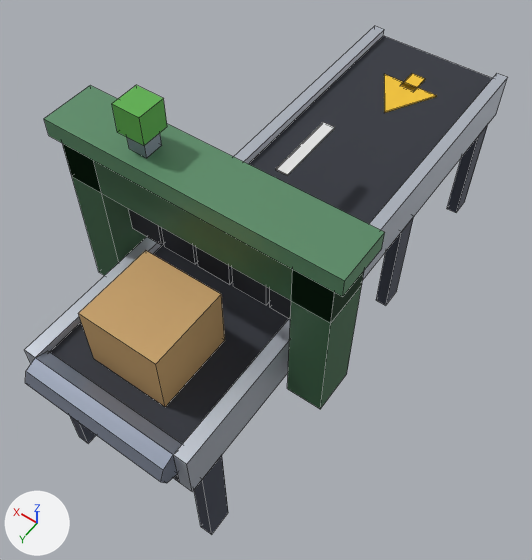
Renders of the Blender file assets/managed-models/packhouse-floor/exit/exit.blend from each side of a commit.
Rendered twice from a 50 mm camera at (-0.62, 1.174, 1.614) aimed at (-0.025, 0.341, 0.306). Every picture has the same lights, and +X, +Y and +Z are marked at lower left. The first picture is the older version. Mesh edges are drawn as thin lines.

Objects in the first picture: 'exit', 'packet_tape'.
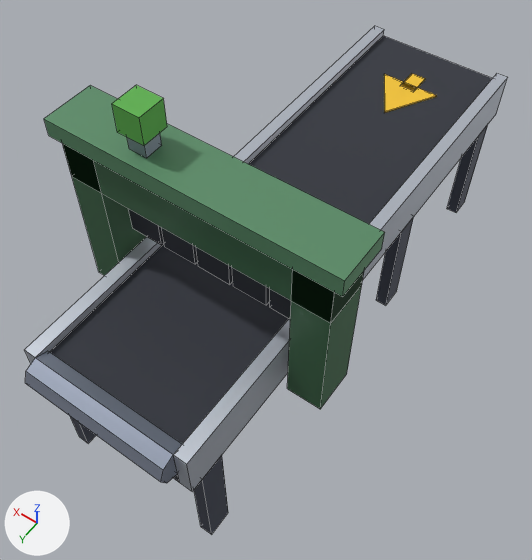
What differs and where, as boxes [x1, y1, x2, y2] in the pictures (532 x 560 px):
'packet_tape', deleted: before [276, 122, 335, 176]
part 1 of me_exit, deleted (brown): before [78, 250, 225, 407]

Patch to the scene script:
```diff
--- a/assets/managed-models/packhouse-floor/exit/exit.blend.py
+++ b/assets/managed-models/packhouse-floor/exit/exit.blend.py
@@ me_exit @@
 # used by ob_exit; location = (0.0, 0.0, 0.0)
-me_exit.from_pydata(...)  # 262 vertices, 195 faces; spans x -0.32..0.32, y -0.5..0.86, z 0.0..0.84
+me_exit.from_pydata(...)  # 254 vertices, 189 faces; spans x -0.32..0.32, y -0.5..0.86, z 0.0..0.84
+# me_exit part 1: the loose piece of 8 vertices spanning x -0.09..0.09, y 0.57..0.75, z 0.4..0.55 is deleted
 me_exit.materials.append(mat_m_exit)
@@ ob_packet_tape @@
-ob_packet_tape = bpy.data.objects.new('packet_tape', me_packet_tape)
-ob_packet_tape.location = (0.0, 0.0, 0.0)
```
